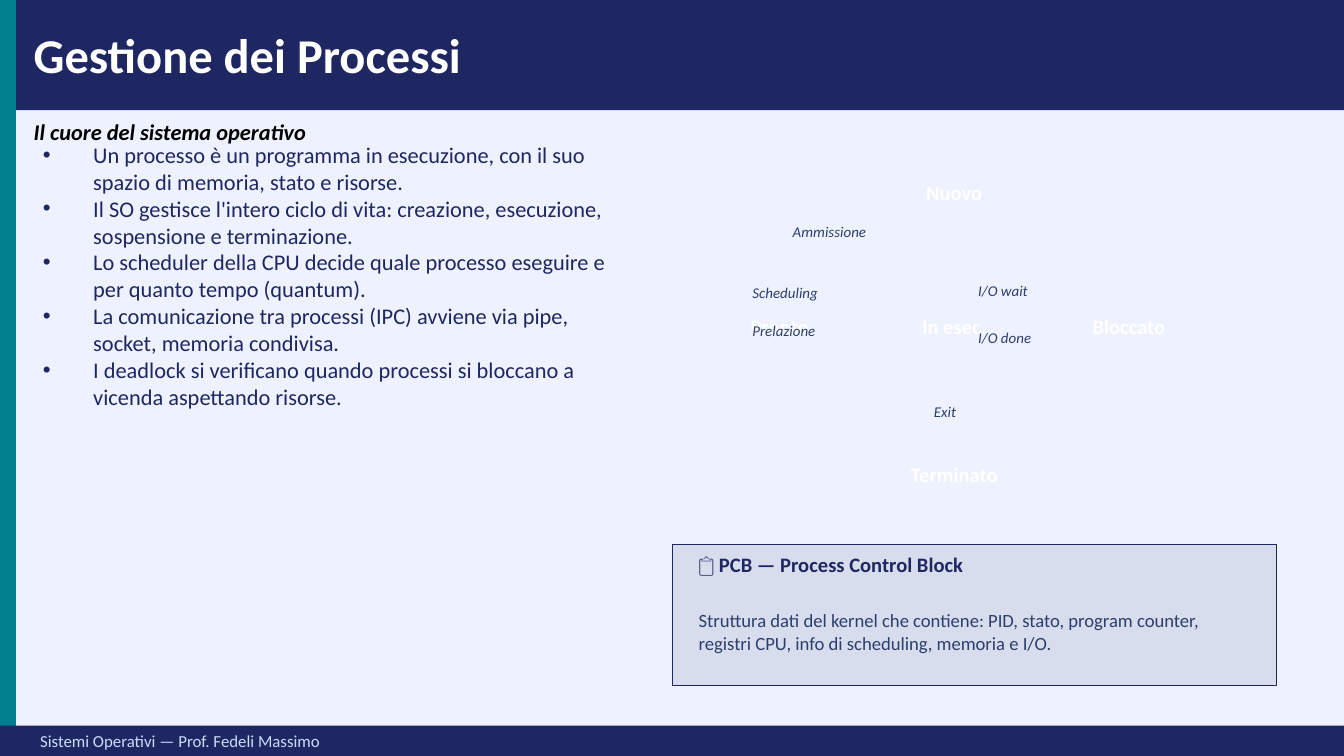
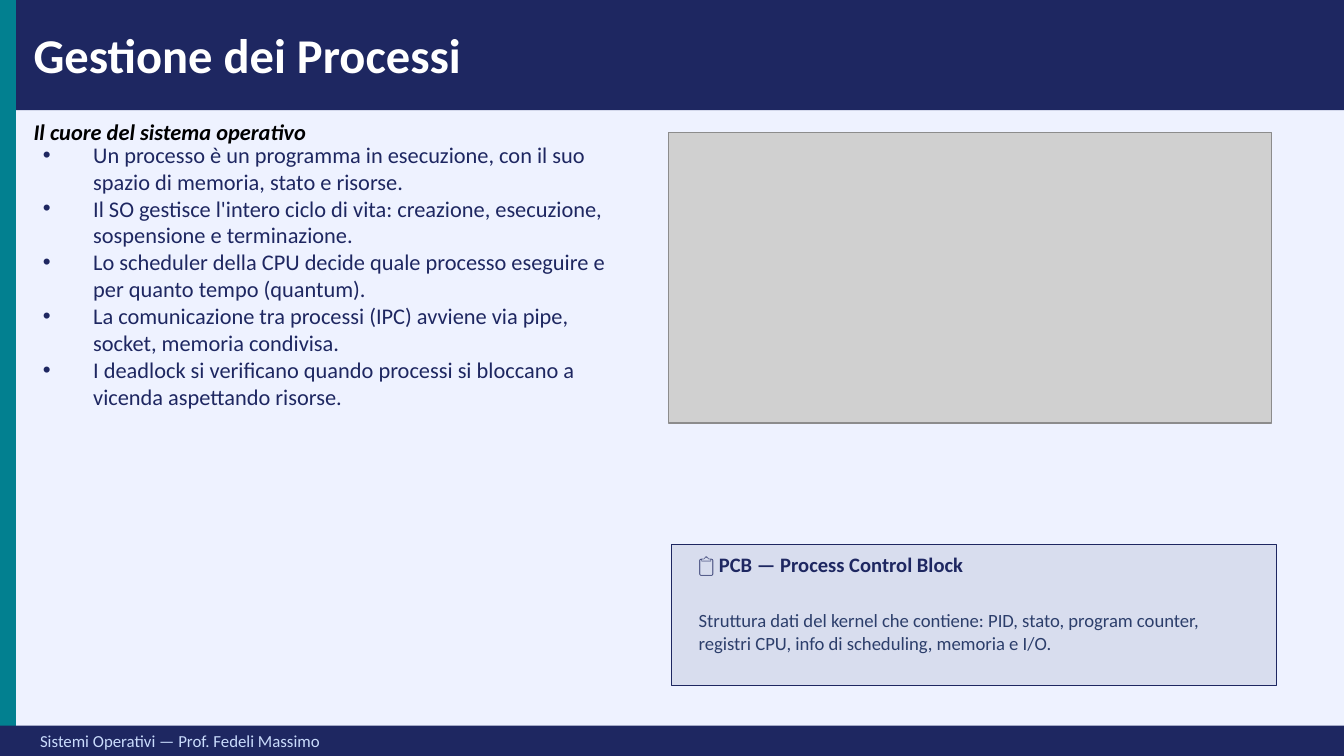
Before and after one commit to massimof79/Tex, a slide deck: slide 9 of SistemiOperativi/Slides/02_SistemiOperativi.pptx. Drawn at 1344x756 pixels with LibreOffice and Linux fonts; fonts in the diff are those of the drawing; grey boxes stand for pictures. Boxes give left, top, right and bottom in pixels: in the first picture for what was removed or moved away, otherwise in the second. Text is boxed around its words. In the diff, an @@ line names an element or a change of style, - is before the commit and + after.

```diff
--- a/SistemiOperativi/Slides/02_SistemiOperativi.pptx
+++ b/SistemiOperativi/Slides/02_SistemiOperativi.pptx
@@ picture added at <box>669,132,1273,423</box> @@
@@ rectangle removed at <box>874,155,1035,228</box> @@
@@ text removed at <box>793,227,866,237</box> @@
-Ammissione
@@ rectangle removed at <box>699,289,860,363</box> @@
@@ text removed at <box>752,287,817,301</box> @@
-Scheduling
@@ rectangle removed at <box>874,289,1035,363</box> @@
@@ text removed at <box>978,286,1028,297</box> @@
-I/O wait
@@ rectangle removed at <box>1048,289,1210,363</box> @@
@@ text removed at <box>751,325,809,336</box> @@
-Pronto
@@ text removed at <box>752,325,815,336</box> @@
-Prelazione
@@ text removed at <box>943,333,986,340</box> @@
-In esec.
@@ text removed at <box>978,332,1031,344</box> @@
-I/O done
@@ text removed at <box>934,407,956,417</box> @@
-Exit
```
Also in this commit, not shown: 18 other files.
